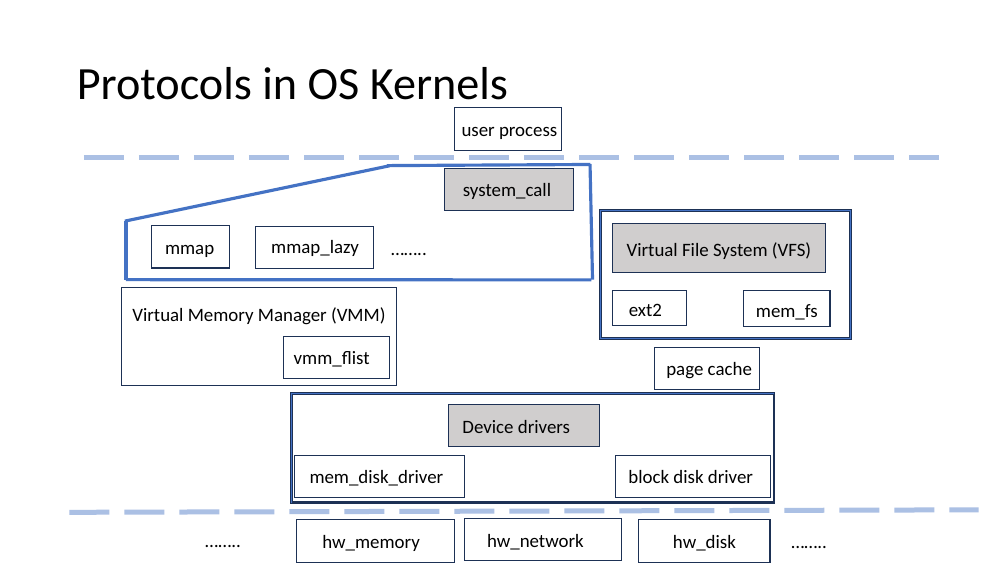
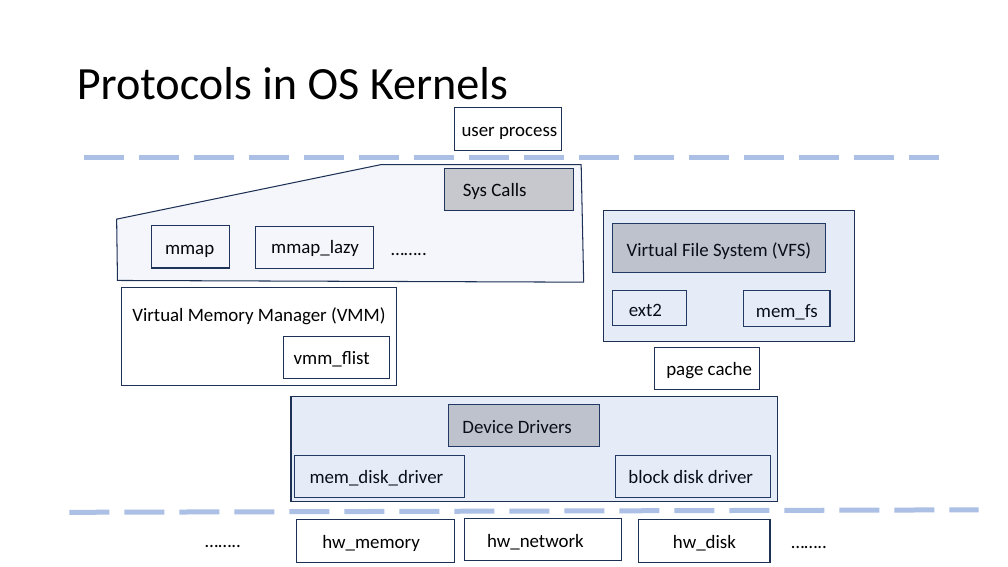
Before and after one commit to Contingent-Systems/modal_abstractions_presentations, a slide deck: slide 33 of thesis_proposal/proposal.pptx. Drawn at 1008x567 pixels with LibreOffice and Linux fonts; fonts in the diff are those of the drawing. Boxes give left, top, right and bottom in pixels: in the first picture for what was removed or moved away, otherwise in the second. Text is boxed around its words. In the diff, an @@ line names an element or a change of style, - is before the commit and + after.

```diff
--- a/thesis_proposal/proposal.pptx
+++ b/thesis_proposal/proposal.pptx
@@ freeform shape added at [116,165,584,283], fill #4472C4 at 6% opacity, outline #1E3256 1 pt @@
@@ line removed from (389, 166) to (125, 221) @@
@@ line removed from (591, 165) to (387, 166) @@
@@ line removed from (590, 164) to (593, 280) @@
@@ text at [463,183,526,199]: text changed @@
-system_call
+Sys Calls
@@ frame removed at [600,209,852,340] @@
@@ line removed from (126, 221) to (126, 280) @@
@@ rectangle added at [603,211,854,342], fill #4472C4 at 13% opacity, outline #1E3256 1 pt @@
@@ line removed from (591, 280) to (126, 280) @@
@@ frame removed at [290,393,775,504] @@
@@ rectangle added at [291,396,778,501], fill #4472C4 at 13% opacity, outline #1E3256 1 pt @@
@@ text at [462,420,572,433]: text changed @@
-Device drivers
+Device Drivers
```
Also in this commit, not shown: 1 other slide changed, 1 slide added.
